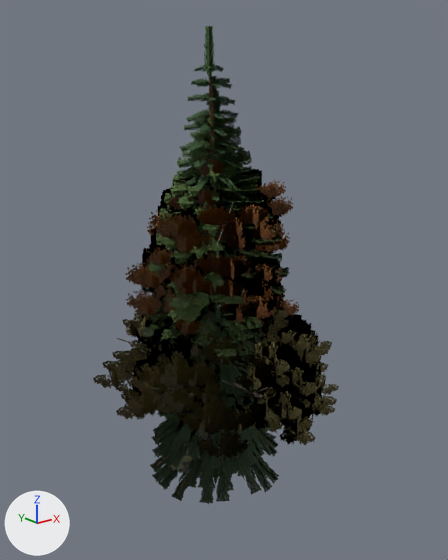
The glTF model OneRoadDown/assets/models/nature.glb as it was, and as the next commit left it.
One viewpoint serves both versions: a camera (50 mm lens) standing at (-15.21, -19.53, 16.39) and looking at (0.19, -0.28, 8.69). The lights are fixed; the arrows at lower left show +X, +Y and +Z. The picture after the commit comes second. Objects named as collision shapes, trigger or cutter boxes, shadow casters or lower levels of detail are left out. Where no turn or scale is listed for an object, it has been applied to the vertices.

Objects in the first picture: 'birch0_autumn_lod0', 'birch1_autumn_lod0', 'oak0_dry_lod0', 'oak1_dry_lod0', 'pine0_lod0', 'pine1_lod0', 'pine2_lod0', 'spruce0_lod0', 'spruce1_lod0', 'spruce2_lod0' and 4 more.
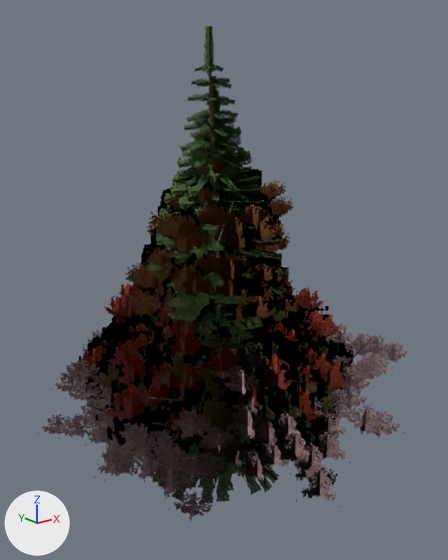
Changed parts and their boxes (x1, y1, x2, y2) in the pictures (448 x 560 px):
'cherry2_lod0', added: after (38, 320, 411, 528)
    faces in mat_leaves_cherry (picture img_leaves_cherry): (38, 320, 411, 528)
    faces in mat_bark_cherry (picture img_bark_cherry): (151, 339, 371, 437)
'maple0_maple_lod0', added (red): after (73, 301, 348, 434)
    faces in mat_leaves_maple (picture img_leaves_maple): (73, 301, 348, 434)
'cherry0_lod0', added: after (51, 361, 324, 481)
    faces in mat_leaves_cherry (picture img_leaves_cherry): (51, 361, 324, 481)
'maple1_maple_lod0', added: after (102, 275, 345, 441)
    faces in mat_leaves_maple (picture img_leaves_maple): (102, 275, 345, 441)
'cherry1_lod0', added: after (76, 391, 356, 489)
    faces in mat_leaves_cherry (picture img_leaves_cherry): (76, 391, 356, 489)

The change, as a list of edits to the scene's bpy script:
```text
Add img_leaves_maple:
    img_leaves_maple = load_image('leaves_maple', '_unpacked/leaves_maple', 512, 512, 'sRGB')
Add img_leaves_cherry:
    img_leaves_cherry = load_image('leaves_cherry', '_unpacked/leaves_cherry', 512, 512, 'sRGB')
Add img_bark_cherry:
    img_bark_cherry = load_image('bark_cherry', '_unpacked/bark_cherry', 256, 256, 'sRGB')
Add mat_leaves_maple:
    mat_leaves_maple = principled_material('leaves_maple')
    mat_leaves_maple.texture = img_leaves_maple  # with its transparency
    mat_leaves_maple.roughness = 0.8
Add mat_leaves_cherry:
    mat_leaves_cherry = principled_material('leaves_cherry')
    mat_leaves_cherry.texture = img_leaves_cherry  # with its transparency
    mat_leaves_cherry.roughness = 0.75
Add mat_bark_cherry:
    mat_bark_cherry = principled_material('bark_cherry')
    mat_bark_cherry.texture = img_bark_cherry
    mat_bark_cherry.roughness = 0.9
Add me_maple1_maple_lod0:
    me_maple1_maple_lod0.from_pydata(...)  # 769 vertices, 492 faces; spans x -5.5..5.57, y -5.8..5.96, z -0.04..9.95
    # faces by material slot: [188, 304]
    me_maple1_maple_lod0.materials.append(mat_bark_oak)  # picture img_bark_oak
    me_maple1_maple_lod0.materials.append(mat_leaves_maple)  # picture img_leaves_maple
Add me_maple0_maple_lod0:
    me_maple0_maple_lod0.from_pydata(...)  # 936 vertices, 604 faces; spans x -5.99..6.5, y -5.54..5.83, z -0.02..8.79
    # faces by material slot: [240, 364]
    me_maple0_maple_lod0.materials.append(mat_bark_oak)  # picture img_bark_oak
    me_maple0_maple_lod0.materials.append(mat_leaves_maple)  # picture img_leaves_maple
Add me_cherry2_lod0:
    me_cherry2_lod0.from_pydata(...)  # 952 vertices, 600 faces; spans x -7.2..7.6, y -7.8..7.3, z -0.1..8.1
    # faces by material slot: [216, 384]
    me_cherry2_lod0.materials.append(mat_bark_cherry)  # picture img_bark_cherry
    me_cherry2_lod0.materials.append(mat_leaves_cherry)  # picture img_leaves_cherry
Add me_cherry1_lod0:
    me_cherry1_lod0.from_pydata(...)  # 881 vertices, 548 faces; spans x -6.0..6.94, y -6.97..6.62, z -0.11..7.04
    # faces by material slot: [188, 360]
    me_cherry1_lod0.materials.append(mat_bark_cherry)  # picture img_bark_cherry
    me_cherry1_lod0.materials.append(mat_leaves_cherry)  # picture img_leaves_cherry
Add me_cherry0_lod0:
    me_cherry0_lod0.from_pydata(...)  # 849 vertices, 528 faces; spans x -6.09..6.47, y -6.48..6.39, z -0.03..6.93
    # faces by material slot: [180, 348]
    me_cherry0_lod0.materials.append(mat_bark_cherry)  # picture img_bark_cherry
    me_cherry0_lod0.materials.append(mat_leaves_cherry)  # picture img_leaves_cherry
Add ob_maple1_maple_lod0:
    ob_maple1_maple_lod0 = bpy.data.objects.new('maple1_maple_lod0', me_maple1_maple_lod0)
    ob_maple1_maple_lod0.location = (0.0, 0.0, 0.0)
Add ob_maple0_maple_lod0:
    ob_maple0_maple_lod0 = bpy.data.objects.new('maple0_maple_lod0', me_maple0_maple_lod0)
    ob_maple0_maple_lod0.location = (0.0, 0.0, 0.0)
Add ob_cherry2_lod0:
    ob_cherry2_lod0 = bpy.data.objects.new('cherry2_lod0', me_cherry2_lod0)
    ob_cherry2_lod0.location = (0.0, 0.0, 0.0)
Add ob_cherry1_lod0:
    ob_cherry1_lod0 = bpy.data.objects.new('cherry1_lod0', me_cherry1_lod0)
    ob_cherry1_lod0.location = (0.0, 0.0, 0.0)
Add ob_cherry0_lod0:
    ob_cherry0_lod0 = bpy.data.objects.new('cherry0_lod0', me_cherry0_lod0)
    ob_cherry0_lod0.location = (0.0, 0.0, 0.0)
```
